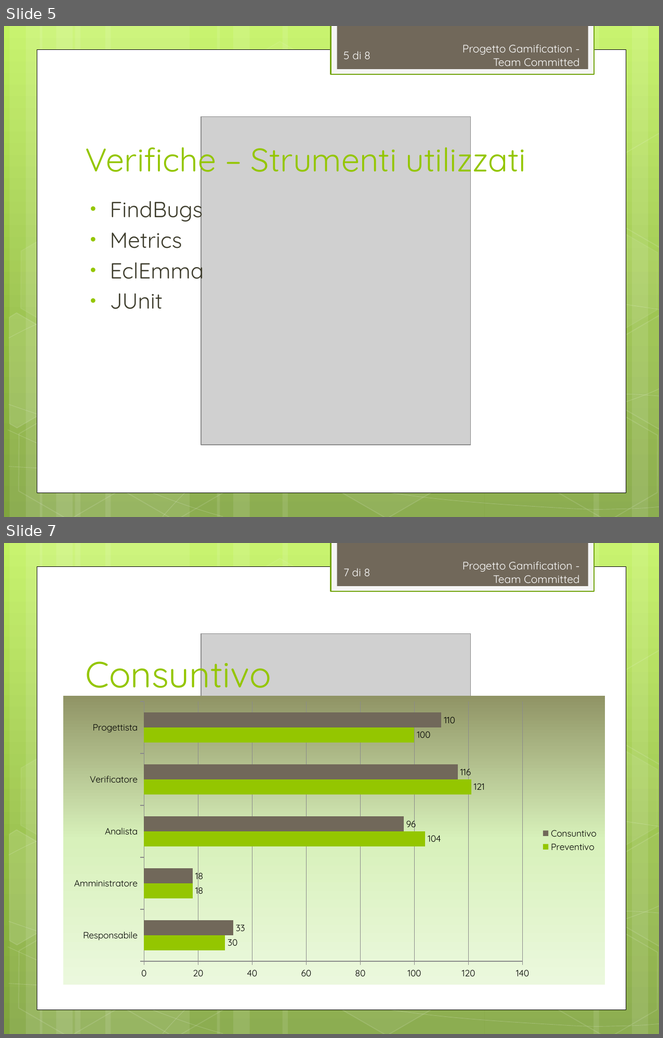
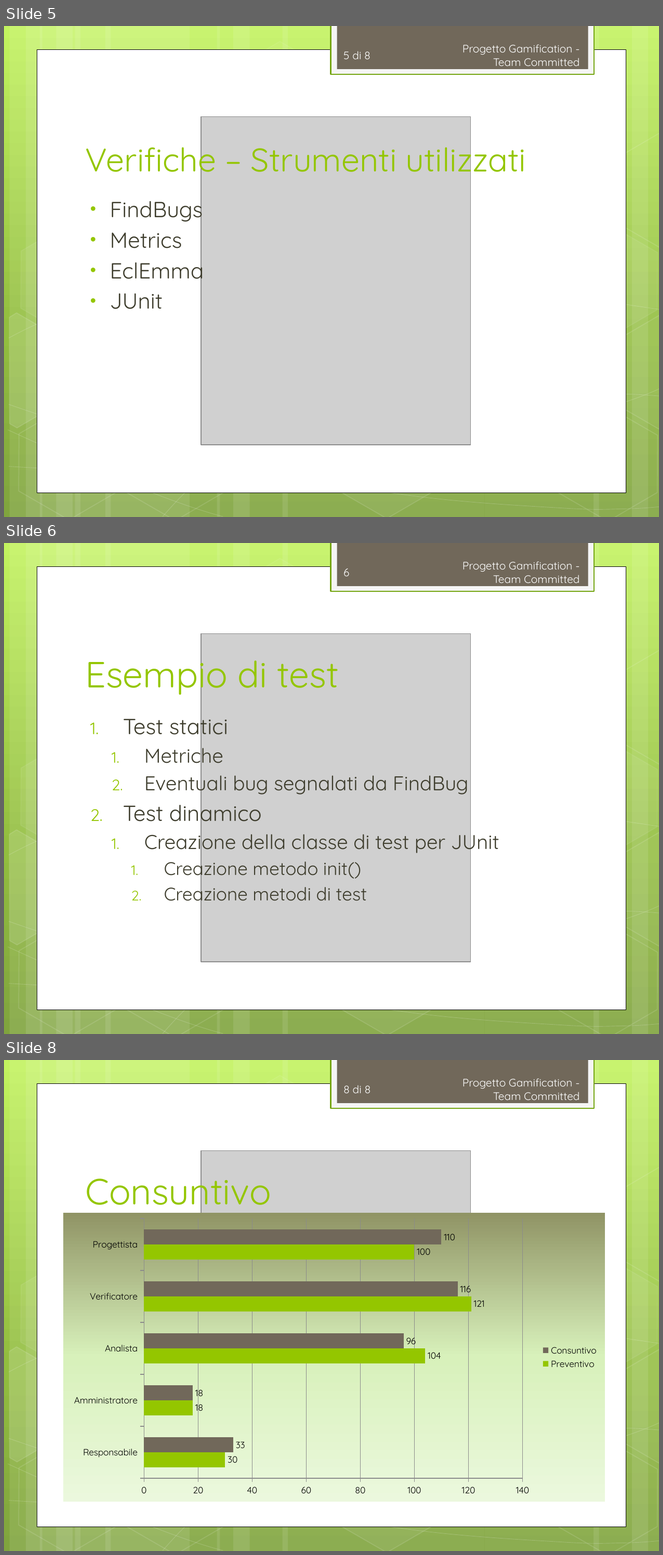
Before and after one commit to TeamCommitted/Team-Committed---Documenti, a slide deck: RQ/Esterni/Presentazione/RQ-Presentazione.pptx. Shown one above the other, each under a label of ours: slides 5 and 7 before the commit, slides 5, 6 and 8 after it; the slides between them are not shown. The pictures are 663x1038 and 663x1555 pixels, drawn with LibreOffice and Linux fonts; fonts in the diff are those of the drawing; grey boxes stand for pictures. Boxes give left, top, right and bottom in pixels: in the first picture for what was removed or moved away, otherwise in the second. Text is boxed around its words. In the diff, an @@ line names an element or a change of style, - is before the commit and + after.

Commit message:
[Presentazione] Metriche inserite

```diff
--- a/RQ/Esterni/Presentazione/RQ-Presentazione.pptx
+++ b/RQ/Esterni/Presentazione/RQ-Presentazione.pptx
@@ slide 6 added at <box>4,543,659,1034</box>, background gradient #C3F35F to #93BF3F to #81A53E; not listed: 31 template elements that a slide beside it also shows @@
@@ page number added at <box>344,568,349,576</box>, 12 pt, text #FEFEFE @@
+6
@@ text added at <box>463,561,580,583</box>, 12 pt, text #FEFEFE @@
+Progetto Gamification - Team Committed
@@ picture added at <box>201,634,471,962</box> @@
@@ title added at <box>85,650,339,697</box>, 40 pt, text #94C600 @@
+Esempio di test
@@ text added at <box>123,712,500,906</box>, 22 pt, text #3E3D2D @@
+1. Test statici
+  1. Metriche
+  2. Eventuali bug segnalati da FindBug
+2. Test dinamico
+  1. Creazione della classe di test per JUnit
+    1. Creazione metodo init()
+    2. Creazione metodi di test
@@ what was slide 7 is now slide 8 @@
@@ page number at <box>344,1085,371,1093</box>: text changed @@
-7 di 8
+8 di 8
```
Also in this commit, not shown: 1 slide changed, 1 other file.
